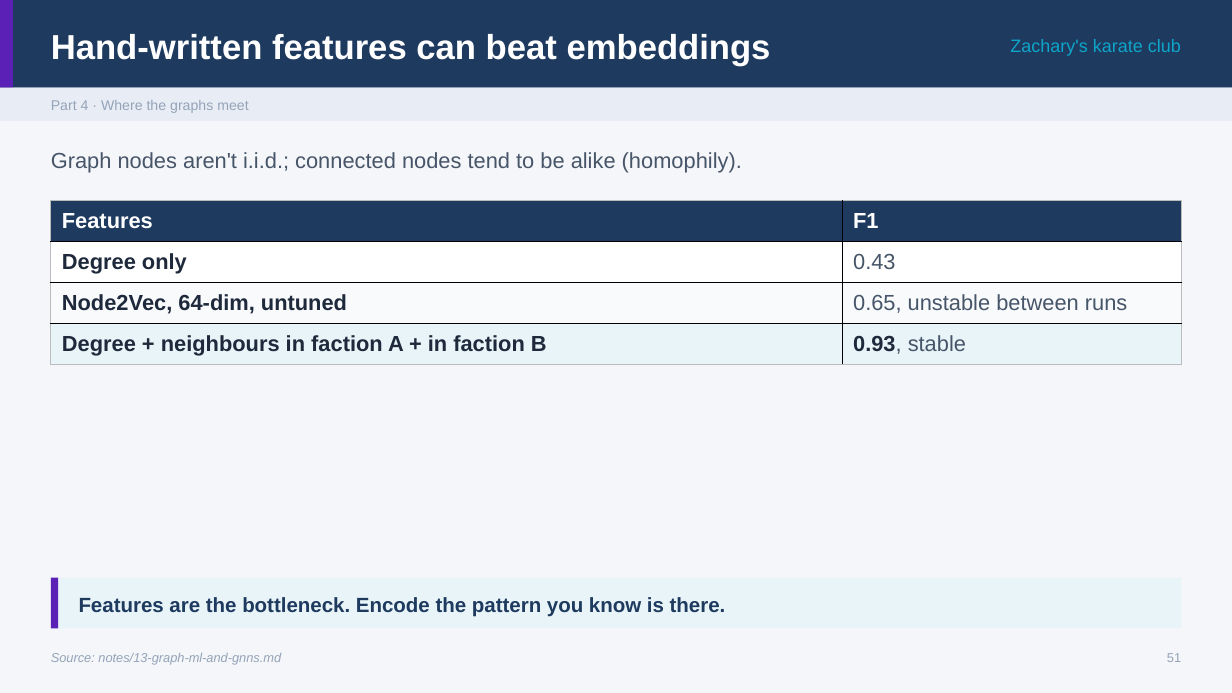
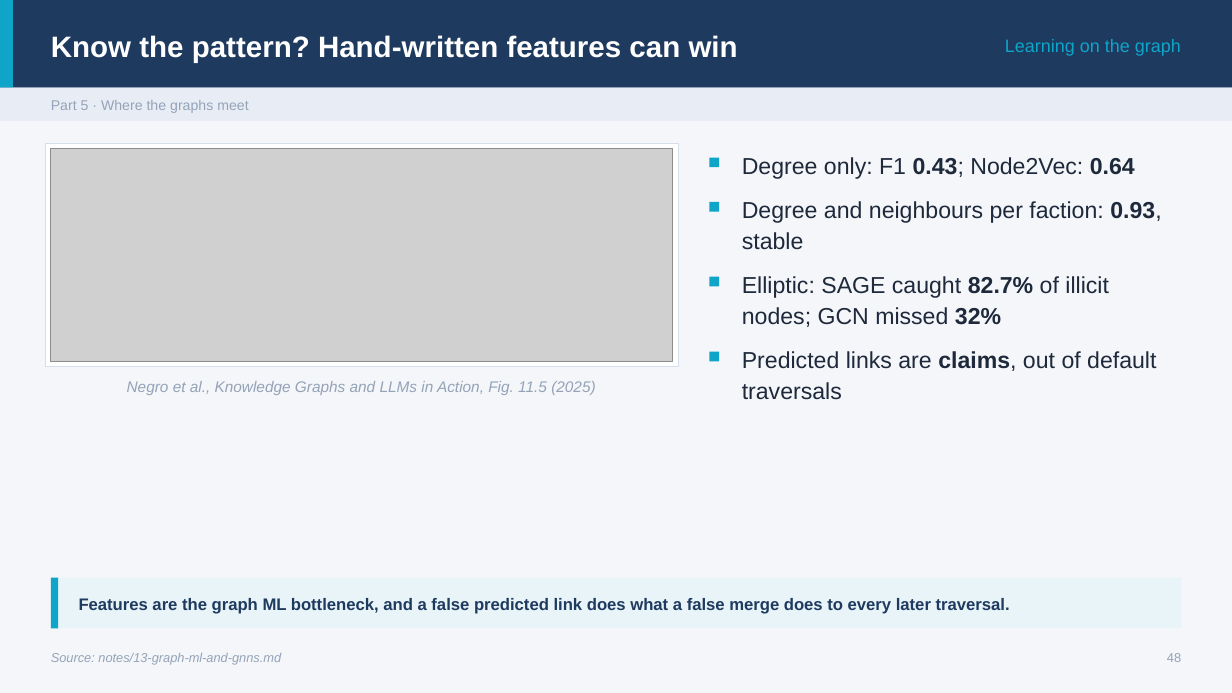
Before and after one commit to ramseywise/learn-ai-engineering, a slide deck: slide 48 of ai-engineering/05-graph-engineering/slides/graph-engineering.pptx (slide 51 before the commit). Drawn at 1232x693 pixels with LibreOffice and Linux fonts; fonts in the diff are those of the drawing; grey boxes stand for pictures. Boxes give left, top, right and bottom in pixels: in the first picture for what was removed or moved away, otherwise in the second. Text is boxed around its words. In the diff, an @@ line names an element or a change of style, - is before the commit and + after.

```diff
--- a/ai-engineering/05-graph-engineering/slides/graph-engineering.pptx
+++ b/ai-engineering/05-graph-engineering/slides/graph-engineering.pptx
@@ rectangle at bbox=[0, 0, 13, 88]: fill #5B21B6 to #0EA5C9 @@
@@ text at bbox=[51, 35, 738, 63]: text changed; size 27 to 23 pt @@
-Hand-written features can beat embeddings
+Know the pattern? Hand-written features can win
@@ text at bbox=[1005, 39, 1181, 56]: text changed @@
-Zachary's karate club
+Learning on the graph
@@ text at bbox=[51, 100, 248, 113]: text changed @@
-Part 4 · Where the graphs meet
+Part 5 · Where the graphs meet
@@ rectangle added at bbox=[45, 143, 678, 367], fill #FFFFFF, outline #D5DEEA 0.75 pt @@
@@ picture added at bbox=[51, 149, 673, 361] @@
@@ text removed at bbox=[51, 152, 742, 173] @@
-Graph nodes aren't i.i.d.; connected nodes tend to be alike (homophily).
@@ rectangle added at bbox=[710, 158, 719, 167], fill #0EA5C9 @@
@@ text added at bbox=[742, 157, 1135, 179], 18 pt, text #1E293B @@
+Degree only: F1 0.43; Node2Vec: 0.64
@@ table removed at bbox=[51, 201, 1181, 364], 4 rows, 2 columns @@
-Features | F1
-Degree only | 0.43
-Node2Vec, 64-dim, untuned | 0.65, unstable between runs
-Degree + neighbours in faction A + in faction B | 0.93, stable
@@ rectangle added at bbox=[710, 202, 719, 212], fill #0EA5C9 @@
@@ text added at bbox=[742, 201, 1161, 250], 18 pt, text #1E293B @@
+Degree and neighbours per faction: 0.93, stable
@@ rectangle added at bbox=[710, 277, 719, 287], fill #0EA5C9 @@
@@ text added at bbox=[742, 276, 1109, 327], 18 pt, text #1E293B @@
+Elliptic: SAGE caught 82.7% of illicit nodes; GCN missed 32%
@@ rectangle added at bbox=[710, 351, 719, 360], fill #0EA5C9 @@
@@ text added at bbox=[742, 351, 1156, 400], 18 pt, text #1E293B @@
+Predicted links are claims, out of default traversals
@@ text added at bbox=[127, 381, 595, 395], 12 pt, text #94A3B8, italic @@
+Negro et al., Knowledge Graphs and LLMs in Action, Fig. 11.5 (2025)
@@ rectangle at bbox=[51, 578, 58, 628]: fill #5B21B6 to #0EA5C9 @@
@@ text at bbox=[79, 598, 1010, 614]: text changed; size 16 to 13 pt @@
-Features are the bottleneck. Encode the pattern you know is there.
+Features are the graph ML bottleneck, and a false predicted link does what a false merge does to every later traversal.
@@ text at bbox=[1167, 653, 1181, 662]: text changed @@
-51
+48
```
Also in this commit, not shown: 37 other slides changed, 13 slides added, 16 slides removed, 44 other files.
